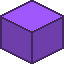
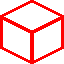
The second w=64, h=64 image is a revision of the first. Changes to its layers:
hid group "Armor" (11 layers) over [0, 0, 64, 64]
hid "Violet" over [0, 0, 64, 64]
showed group "Debug" (5 layers) over [0, 0, 64, 64]
added layer "SelectionRemove" in group "Debug" over [0, 0, 64, 64]